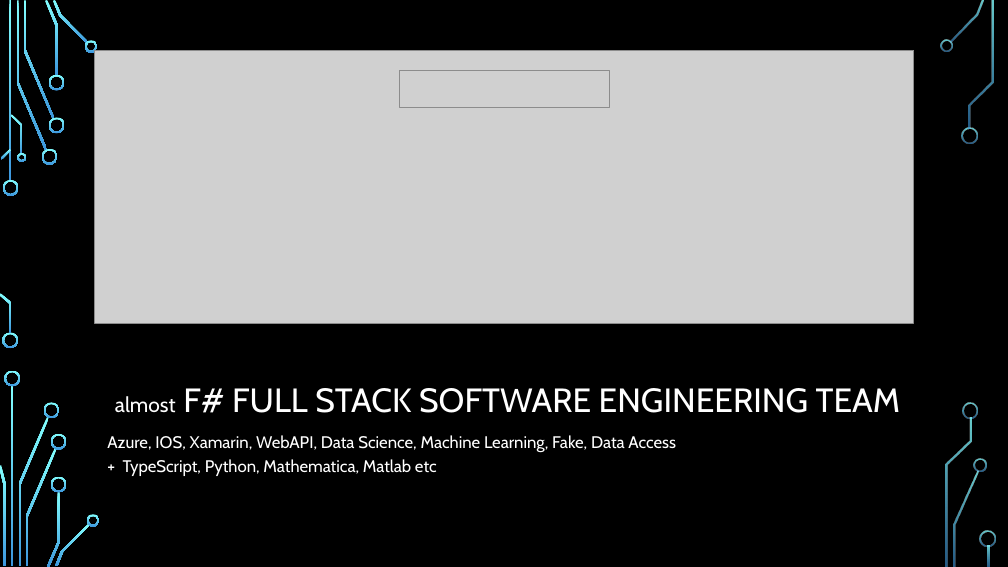
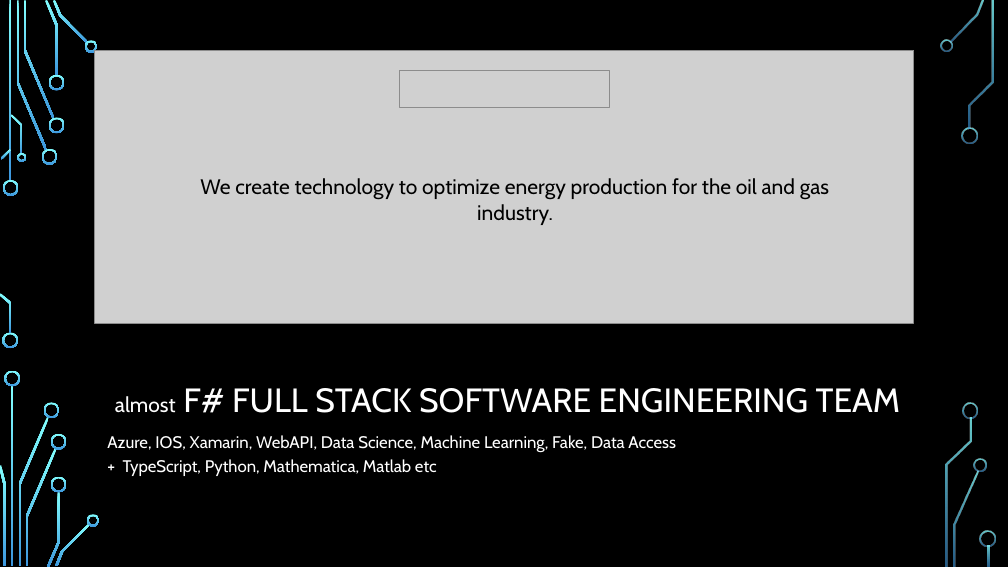
Before and after one commit to dmitry-a-morozov/Presentations, a slide deck: slide 2 of SF FSharp UG. 2015-04-28/slides.pptx. Drawn at 1008x567 pixels with LibreOffice and Linux fonts; fonts in the diff are those of the drawing; grey boxes stand for pictures; background and template pictures are left out. Boxes give left, top, right and bottom in pixels: in the first picture for what was removed or moved away, otherwise in the second. Text is boxed around its words. In the diff, an @@ line names an element or a change of style, - is before the commit and + after.

```diff
--- a/SF FSharp UG. 2015-04-28/slides.pptx
+++ b/SF FSharp UG. 2015-04-28/slides.pptx
@@ text added at [200, 178, 829, 200], 20 pt, text #000000 @@
+We create technology to optimize energy production for the oil and gas industry.
```
Also in this commit, not shown: 1 other slide changed.
